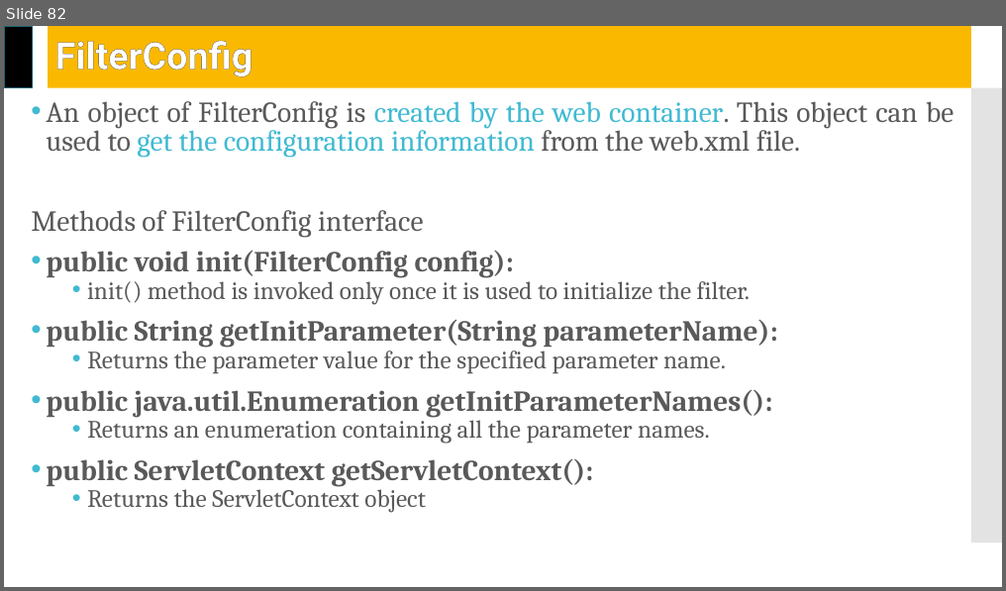
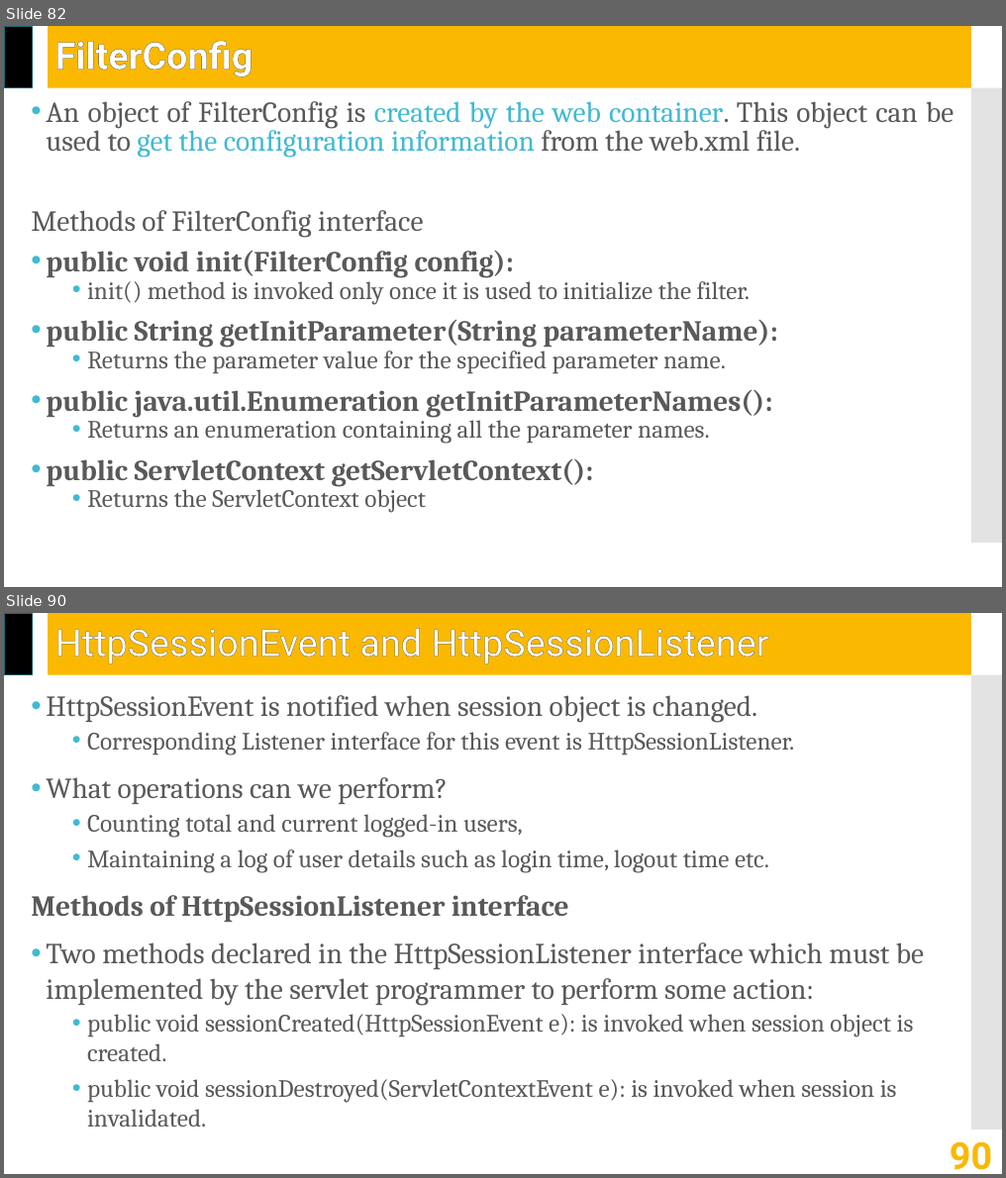
Before and after one commit to jrambasana/AJP2022-material, a slide deck: AJP Slides/AJP (01ce0502) - Unit 4 - Servlet API.pptx. Shown one above the other, each under a label of ours: slide 82 before the commit, slides 82 and 90 after it; the slides between them are not shown. The pictures are 1006x591 and 1006x1178 pixels, drawn with LibreOffice and Linux fonts; fonts in the diff are those of the drawing. Boxes give left, top, right and bottom in pixels: in the first picture for what was removed or moved away, otherwise in the second. Text is boxed around its words. In the diff, an @@ line names an element or a change of style, - is before the commit and + after.

```diff
--- a/AJP Slides/AJP (01ce0502) - Unit 4 - Servlet API.pptx
+++ b/AJP Slides/AJP (01ce0502) - Unit 4 - Servlet API.pptx
@@ slide 90 added at (4,613,1002,1174), background #FFFFFF; not listed: 3 template elements that a slide beside it also shows @@
@@ title added at (55,628,768,664), 36 pt, text #FFFFFF @@
+HttpSessionEvent and HttpSessionListener
@@ text added at (31,695,924,1127), 24 pt, text #595959 @@
+• HttpSessionEvent is notified when session object is changed.
+  • Corresponding Listener interface for this event is HttpSessionListener.
+• What operations can we perform?
+  • Counting total and current logged-in users,
+  • Maintaining a log of user details such as login time, logout time etc.
+Methods of HttpSessionListener interface
+• Two methods declared in the HttpSessionListener interface which must be implemented by the servlet programmer to perform some action:
+  • public void sessionCreated(HttpSessionEvent e): is invoked when session object is created.
+  • public void sessionDestroyed(ServletContextEvent e): is invoked when session is invalidated.
@@ page number added at (949,1142,992,1170), 36 pt, text #FAB900, bold @@
+90
```
Also in this commit, not shown: 2 slides changed, 16 other slides added, 6 other files.
